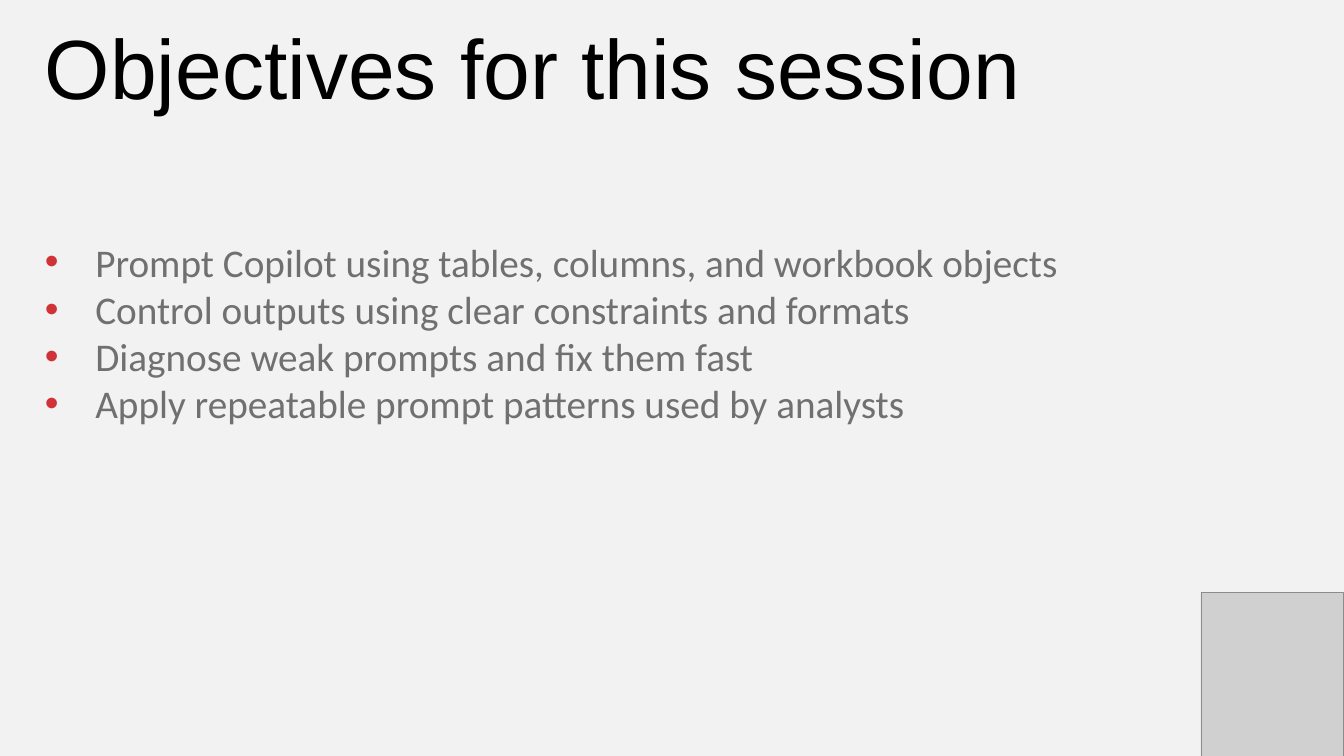
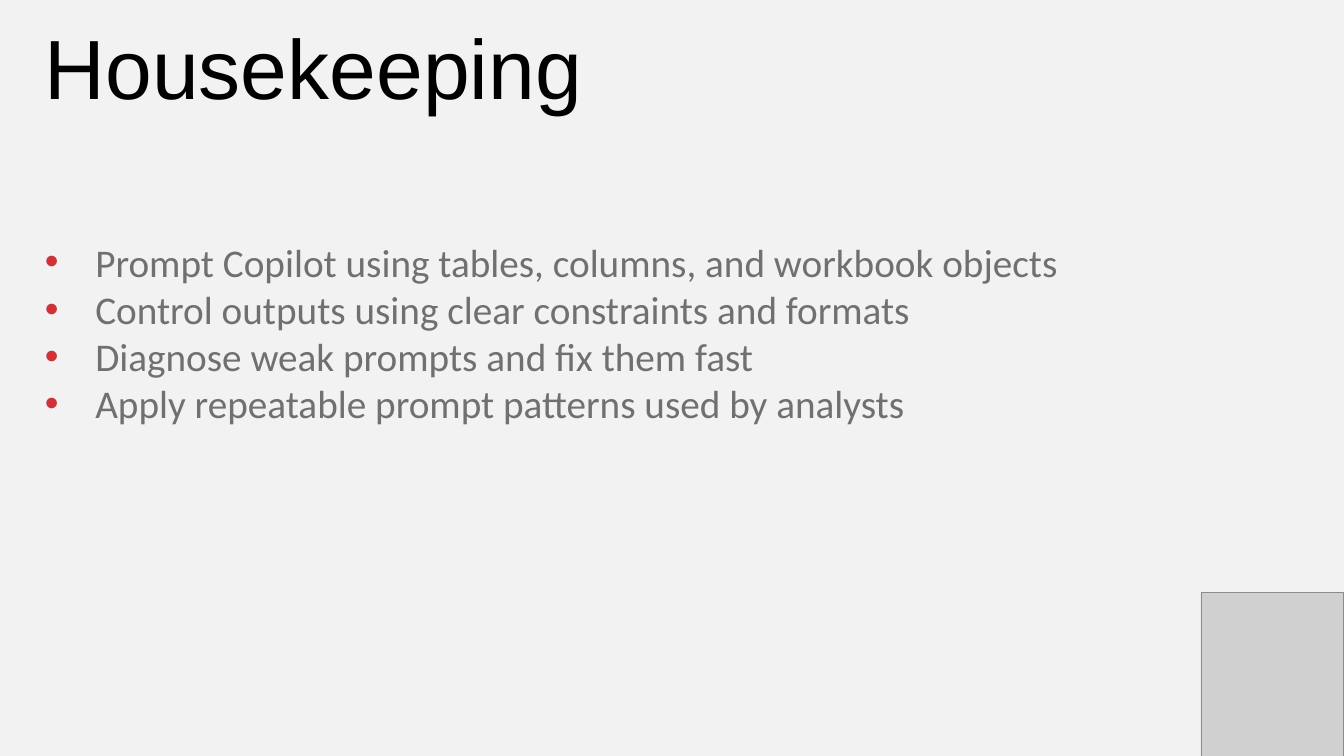
Before and after one commit to stringfestdata/agent-mode-excel-serious-work, a slide deck: slide 2 of Agent Mode in Excel for Serious Work.pptx. Drawn at 1344x756 pixels with LibreOffice and Linux fonts; fonts in the diff are those of the drawing; grey boxes stand for pictures. Boxes give left, top, right and bottom in pixels: in the first picture for what was removed or moved away, otherwise in the second. Text is boxed around its words. In the diff, an @@ line names an element or a change of style, - is before the commit and + after.

```diff
--- a/Agent Mode in Excel for Serious Work.pptx
+++ b/Agent Mode in Excel for Serious Work.pptx
@@ text at (45, 38, 582, 115): text changed @@
-Objectives for this session
+Housekeeping
```
Also in this commit, not shown: 1 slide added, 1 slide removed, 1 other file.
